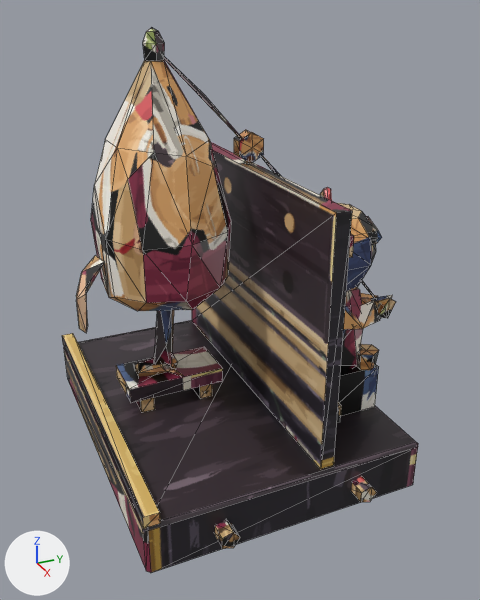
Two versions of the glTF model public/models/lowpix/figures/obakebaito/kasa.glb, one commit apart.
Camera for both pictures: a 50 mm camera at (50.5, -20.6, 38.6) aimed at (2.6, 1.0, 14.6). The lights are fixed; the arrows at lower left show +X, +Y and +Z. The older version comes first. Mesh edges are drawn as thin lines. Where no turn or scale is listed for an object, it has been applied to the vertices. Vertices at exactly the same position are counted once.

Objects in the first picture: 'arms.001', 'ham.001', 'stage', 'tongue.001', 'umb.001'.
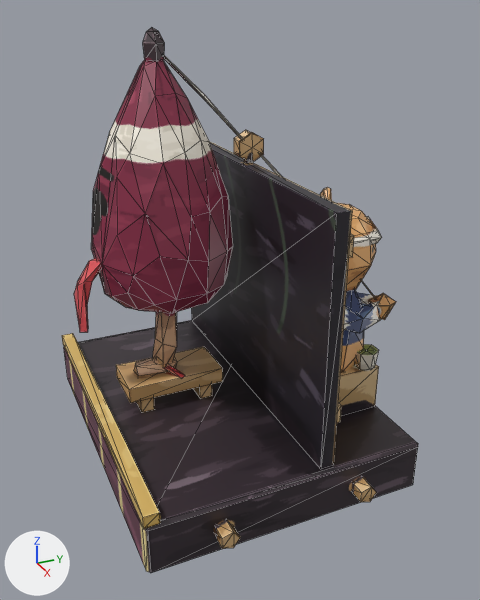
Where the newer file only moved an object's origin or applied its transform, the numbers keep the older frame.

Boxes [x1, y1, x2, y2] around the edits, measured in the pictures (480 x 600 px; the box of a moved part takes in the faces that stretch with it):
'umb.001', reshaped, moved
    both: [91, 27, 243, 412]
'ham.001', reshaped
    before: [320, 187, 382, 370]
    after: [320, 187, 382, 373]
'arms.001', reshaped, moved, rescaled
    before: [261, 156, 396, 329]
    after: [261, 155, 396, 333]
'tongue.001', reshaped, moved, rescaled
    before: [76, 255, 104, 333]
    after: [74, 258, 100, 332]
part 1 of me_arms_001, rebuilt (mostly hidden)
    before: [360, 293, 378, 305]
    after: [356, 292, 376, 306]
part 2 of me_arms_001, rebuilt (10% taller)
    before: [344, 300, 380, 329]
    after: [344, 301, 380, 333]
part 3 of me_arms_001, rebuilt
    before: [374, 298, 396, 318]
    after: [369, 294, 396, 319]
part 4 of me_arms_001, rebuilt (mostly hidden)
    before: [261, 156, 377, 300]
    after: [261, 155, 374, 297]
part 5 of me_arms_001, moved or reshaped
    before: [371, 295, 392, 319]
    after: [369, 293, 392, 320]
part 6 of me_ham_001, rebuilt (9% wider)
    before: [341, 287, 363, 370]
    after: [340, 289, 364, 373]
part 7 of me_ham_001, surface changed
    both: [320, 187, 382, 291]
part 9 of me_umb_001, moved or reshaped
    both: [116, 347, 223, 403]
part 10 of me_umb_001, moved or reshaped (mostly hidden)
    both: [136, 398, 155, 412]
part 11 of me_umb_001, moved or reshaped (mostly hidden)
    both: [193, 384, 212, 398]
part 12 of me_umb_001, moved or reshaped
    both: [143, 27, 165, 61]
part 13 of me_umb_001, rebuilt
    before: [91, 60, 231, 311]
    after: [91, 60, 233, 313]
part 14 of me_umb_001, rebuilt
    before: [133, 353, 178, 377]
    after: [134, 357, 177, 377]
part 15 of me_umb_001, rebuilt (19% wider)
    before: [154, 310, 174, 366]
    after: [153, 312, 177, 368]
part 16 of me_umb_001, rebuilt
    before: [161, 364, 183, 377]
    after: [154, 357, 185, 377]
part 17 of me_umb_001, rebuilt
    before: [164, 56, 243, 140]
    after: [164, 55, 243, 140]
part 18 of me_stage_001, surface changed
    both: [62, 130, 418, 573]

What changed in the scene script:
```text
Change me_arms_001:
    used by ob_arms_001; parent = ob_arms; location = (-1.017, 0.625, 5.184); scale = (7.34, 7.34, 7.34)
    remove me_arms_001.from_pydata(...)  # 35 vertices, 50 faces; spans x -0.66..0.66, y -0.72..0.72, z -1.0..1.0
    add me_arms_001.from_pydata(...)  # 50 vertices, 80 faces; spans x -0.68..0.68, y -0.7..0.7, z -1.0..1.0
    me_arms_001 part 1: the loose piece of 9 vertices spanning x -0.41..0.4, y 0.01..0.61, z -0.99..-0.57 is rebuilt with 12 vertices and now spans x -0.44..0.35, y -0.04..0.6, z -1.0..-0.53
    me_arms_001 part 2: the loose piece of 8 vertices spanning x 0.4..0.66, y -0.33..0.52, z -0.99..-0.57 is rebuilt with 12 vertices and now spans x 0.24..0.68, y -0.34..0.51, z -1.0..-0.53
    me_arms_001 part 3: the loose piece of 7 vertices spanning x 0.22..0.52, y 0.41..0.72, z -0.99..-0.68 is rebuilt with 10 vertices and now spans x 0.21..0.52, y 0.42..0.7, z -0.93..-0.62
    me_arms_001 part 4: the loose piece of 6 vertices spanning x -0.66..0.42, y -0.72..0.59, z -0.87..1.0 is rebuilt with 6 vertices and now spans x -0.68..0.38, y -0.7..0.58, z -0.82..1.0
    me_arms_001 part 5: 5 vertices removed from x 0.28..0.56, y 0.49..0.71, z -1.0..-0.7; 10 vertices added at x 0.17..0.5, y 0.43..0.7, z -0.93..-0.62
Change me_ham_001:
    remove me_ham_001.from_pydata(...)  # 131 vertices, 241 faces; spans x -4.3..4.3, y -4.4..4.5, z -8.1..8.0
    add me_ham_001.from_pydata(...)  # 145 vertices, 270 faces; spans x -4.2..4.3, y -4.7..4.5, z -8.3..8.0
    me_ham_001 part 6: the loose piece of 29 vertices spanning x -4.3..3.7, y -4.4..3.6, z -8.1..0.8 is rebuilt with 42 vertices and now spans x -4.2..3.8, y -4.7..3.7, z -8.3..0.9
    me_ham_001 part 7: 170 kept faces spanning x -4.2..4.3, y -4.0..4.5, z -0.2..8.0 get new texture (UV) coordinates
    other edits to the shape of me_ham_001 do not show in these pictures
Change me_tongue_001:
    used by ob_tongue_001; parent = ob_tongue; location = (0.252, -1.129, -2.778); scale = (3.01, 3.01, 3.01)
    remove me_tongue_001.from_pydata(...)  # 11 vertices, 18 faces; spans x -0.4..0.4, y -0.46..0.46, z -1.0..1.0
    add me_tongue_001.from_pydata(...)  # 15 vertices, 26 faces; spans x -0.42..0.42, y -0.47..0.47, z -1.0..1.0
    me_tongue_001 part 8: the whole mesh is rebuilt
Change me_umb_001:
    remove me_umb_001.from_pydata(...)  # 122 vertices, 208 faces; spans x -6.0..6.0, y -6.7..6.7, z -15.9..15.9
    add me_umb_001.from_pydata(...)  # 169 vertices, 302 faces; spans x -5.9..5.9, y -7.0..7.0, z -15.9..15.9
    me_umb_001 part 9: the loose piece of 8 vertices spanning x -2.3..2.3, y -5.8..3.0, z -14.6..-13.2 is moved by (0.0, 0.3, 0.0)
    me_umb_001 part 10: the loose piece of 8 vertices spanning x -2.1..2.1, y -4.8..-3.6, z -15.9..-14.5 is moved by (0.0, 0.3, 0.0)
    me_umb_001 part 11: the loose piece of 8 vertices spanning x -2.1..2.1, y 0.8..2.0, z -15.9..-14.5 is moved by (0.0, 0.3, 0.0)
    me_umb_001 part 12: the loose piece of 17 vertices spanning x -0.7..0.9, y -2.2..-0.5, z 13.2..15.9 is moved by (0.0, 0.3, 0.0)
    me_umb_001 part 13: the loose piece of 47 vertices spanning x -6.0..6.0, y -6.7..4.6, z -6.4..13.7 is rebuilt with 90 vertices and now spans x -5.9..5.9, y -7.0..4.8, z -6.4..13.7
    me_umb_001 part 14: the loose piece of 10 vertices spanning x -1.1..1.2, y -4.5..-0.8, z -13.5..-12.0 is rebuilt with 11 vertices and now spans x -1.1..1.3, y -4.3..-0.5, z -13.5..-12.0
    me_umb_001 part 15: the loose piece of 10 vertices spanning x -0.9..1.6, y -2.9..-0.4, z -13.0..-5.8 is rebuilt with 13 vertices and now spans x -0.9..1.5, y -2.5..-0.1, z -13.0..-5.9
    me_umb_001 part 16: the loose piece of 8 vertices spanning x -2.3..2.3, y -2.8..-0.6, z -13.4..-11.7 is rebuilt with 8 vertices and now spans x -2.3..2.3, y -2.6..-0.2, z -13.4..-11.7
    me_umb_001 part 17: the loose piece of 6 vertices spanning x -0.1..0.1, y -1.4..6.7, z 6.4..14.7 is rebuilt with 6 vertices and now spans x -0.1..0.1, y -1.2..7.0, z 6.4..14.7
Change me_stage_001:
    where me_stage_001.from_pydata(...)  # 124 vertices, 204 faces; spans x -15.7..15.7, y -12.0..12.0, z -14.1..14.1
    me_stage_001 part 18: 179 kept faces spanning x -15.7..15.7, y -12.0..12.0, z -14.1..14.1 get new texture (UV) coordinates
Change ob_arms_001:
    ob_arms_001.location: (-1.017, 0.625, 5.184) -> (-0.73, 0.6, 4.982)
    ob_arms_001.scale: (7.34, 7.34, 7.34) -> (7.54, 7.54, 7.54)
Change ob_tongue_001:
    ob_tongue_001.location: (0.252, -1.129, -2.778) -> (0.197, -1.042, -2.708)
    ob_tongue_001.scale: (3.01, 3.01, 3.01) -> (3.06, 3.06, 3.06)
Change ob_umb_001:
    ob_umb_001.location: (-1.0, -3.24, 20.55) -> (-0.99, -3.51, 20.55)
```
